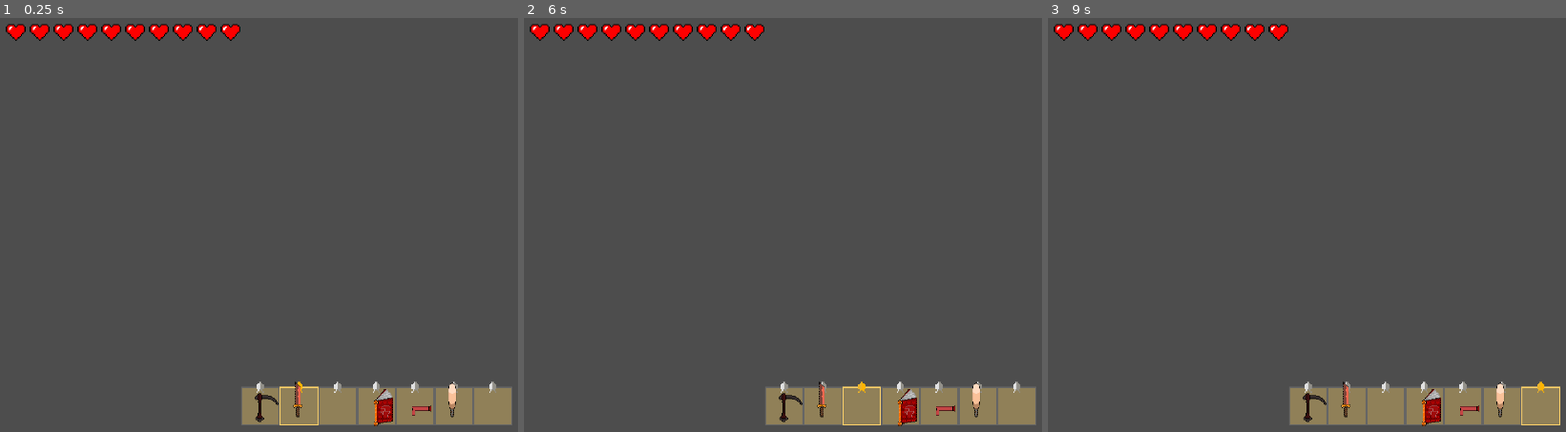
Above: before the commit, frames 1-3 (left to right).
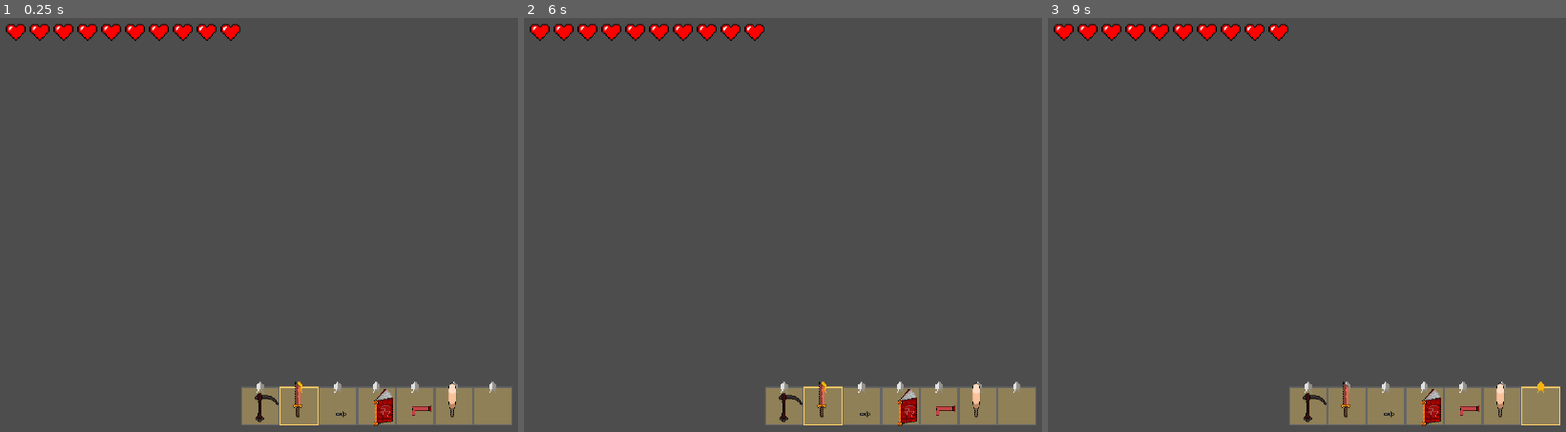
Above: after the commit, the same moments.

Repository: CasuFrost/GridBlocks4
Game: Godot game, scene res://Inventory/inventory.tscn
Two runs of this game, one before a commit and one after it. Both use one fixed random seed, a clock stepped at 60 frames per second and the inputs below. This scene is started directly instead of the project's main scene.
Inputs (mouse positions are in pixels of both pictures, inside the frame that each line leads up to):
- Up to frame 1 (0.25 s): no input
- Up to frame 2 (6 s): tap Enter at 0.5, 2, 3.5 s; move the mouse to (outside the picture) at 0.52 s; press the mouse at (outside the picture) at 0.53 s; hold D (move_right) 0.53-2.03 s; tap Space (jump) at 0.77, 1.25, 1.52, 2.75, 3.02, 3.77, 4.25, 4.52 s; move the mouse to (746, 245) at 1.27 s; release the mouse at (746, 245) at 1.28 s; right-click (746, 245) at 1.35 s; click (746, 245) at 1.55 s; move the mouse to (974, 129) at 2.02 s; press the mouse at (974, 129) at 2.03 s; hold A (move_left) 2.03-2.78 s; move the mouse to (860, 311) at 2.77 s; release the mouse at (860, 311) at 2.78 s; hold D (move_right) 2.78-4.28 s; tap Mouse wheel up (zoomIn) at 2.85 s; click (860, 311) at 3.05 s; move the mouse to (outside the picture) at 3.52 s; hold Mouse wheel down (zoomout) 3.53-4.28 s; click (outside the picture) at 3.8 s; move the mouse to (674, 158) at 4.27 s; hold A (move_left) 4.28-5.03 s; tap 1 at 4.35 s; click (674, 158) at 4.55 s; move the mouse to (938, 225) at 5.02 s; hold D (move_right) 5.03-5.78 s; hold 2 5.03-5.78 s; click (938, 225) at 5.3 s; move the mouse to (788, 117) at 5.77 s; hold A (move_left) from 5.78 s (still down); tap 3 at 5.85 s
- Up to frame 3 (9 s): tap Space (jump) at 6.02, 6.77, 7.52 s; click (1312, 117) at 6.05 s; move the mouse to (outside the picture) at 6.52 s; hold 4 6.53-7.28 s; click (outside the picture) at 6.8 s; move the mouse to (1270, 245) at 7.27 s; release A (move_left) at 7.28 s; hold D (move_right) from 7.28 s (still down); tap 5 at 7.35 s; click (1270, 245) at 7.55 s; move the mouse to (1498, 129) at 8.02 s; hold 6 8.03-8.78 s; click (1498, 129) at 8.3 s; move the mouse to (1384, 311) at 8.77 s; tap 7 at 8.85 s

The runs differ from the first frame. In frame 1, less than 0.1% of the frame differs, in the area x 64-67%, y 94-97%; in frame 2, 0.2%, in the area x 53-69%, y 87-99%; in frame 3, less than 0.1%.
Error in both runs: Invalid access to property or key 'rotation' on a base object of type 'null instance'. (res://Inventory/tool.gd:22)

Commit message:
better light and torch added

Diff:
--- a/DebugScene/debug_scene.tscn
+++ b/DebugScene/debug_scene.tscn
@@ -735,7 +735,8 @@
 offset_top = 9.0
 offset_right = 49.0
 offset_bottom = 32.0
-text = "22:56"
+text = "light
+"
 
 [node name="ProjectilePool" type="Node2D" parent="."]
 
@@ -761,4 +762,4 @@
 
 [node name="CanvasModulate" type="CanvasModulate" parent="."]
 z_index = 5
-color = Color(0.27451, 0.27451, 0.27451, 1)
+color = Color(0.176471, 0.176471, 0.176471, 1)
--- a/DebugScene/player_test.gd
+++ b/DebugScene/player_test.gd
@@ -47,8 +47,13 @@
 	velocity.x = clamp(velocity.x,-maxSpeed,maxSpeed)
 	Hp=clamp(Hp,0,MaxHp)
 	camera.zoom=clamp(camera.zoom,Vector2(1.5,1.5),Vector2(5,5))
-
+func manageTorch():
+	if inventory.getToolName()=="Torch" and Input.is_action_pressed("rClick"):
+		$"Sprites/Up/FrontArm/NewPiskel-3png/ToolPosition/torch".show()
+	else:
+		$"Sprites/Up/FrontArm/NewPiskel-3png/ToolPosition/torch".hide()
 func _process(delta):
+	manageTorch()
 	clampingValues()
 	hearthToShow=int(Hp/10) #this variable manage the hearth shown in the UI
 	$mousePointer.global_position=get_global_mouse_position() #I have a node called mousePointer that is an area that follows mouse position
--- a/DebugScene/player_test.tscn
+++ b/DebugScene/player_test.tscn
@@ -9,6 +9,7 @@
 [ext_resource type="Texture2D" uid="uid://bp50vmjyj14l6" path="res://Sprites/astronauta/leg.png" id="5_jo7lf"]
 [ext_resource type="Animation" uid="uid://c3ykc6puppbgu" path="res://tmp/jump.res" id="6_xbnde"]
 [ext_resource type="Animation" uid="uid://bm0urbjknaw5r" path="res://tmp/landed.res" id="7_0njvk"]
+[ext_resource type="Texture2D" uid="uid://b6xot03hv8k8h" path="res://ParticlesEffect/coneLight.png" id="7_gvnyp"]
 [ext_resource type="PackedScene" uid="uid://lj3inpq4m08q" path="res://Inventory/inventory.tscn" id="9_icx0y"]
 [ext_resource type="Texture2D" uid="uid://c54iycyo4mfl1" path="res://Sprites/dirt.png" id="9_s5j7l"]
 [ext_resource type="Texture2D" uid="uid://c1qik8p4b61i7" path="res://Sprites/pointer.png" id="11_1xsyc"]
@@ -1297,6 +1298,12 @@
 radius = 12.0
 height = 56.0
 
+[sub_resource type="Gradient" id="Gradient_wv10k"]
+colors = PackedColorArray(0.309804, 0.309804, 0.309804, 1, 0.309804, 0.309804, 0.309804, 1)
+
+[sub_resource type="GradientTexture1D" id="GradientTexture1D_cr5c3"]
+gradient = SubResource("Gradient_wv10k")
+
 [node name="PlayerTest" type="CharacterBody2D"]
 script = ExtResource("1_c3738")
 
@@ -1339,6 +1346,12 @@
 z_index = -1
 material = SubResource("ShaderMaterial_lklmv")
 
+[node name="torch" type="PointLight2D" parent="Sprites/Up/FrontArm/NewPiskel-3png/ToolPosition"]
+position = Vector2(268.115, -0.719416)
+scale = Vector2(0.606123, 0.779421)
+energy = 0.5
+texture = ExtResource("7_gvnyp")
+
 [node name="BackArm" type="Marker2D" parent="Sprites/Up"]
 position = Vector2(8, -6)
 
@@ -1442,7 +1455,17 @@
 autostart = true
 
 [node name="PointLight2D" type="PointLight2D" parent="."]
+scale = Vector2(0.582, 0.582)
+shadow_color = Color(1, 1, 1, 0.32549)
 texture = ExtResource("13_b8eaj")
+
+[node name="TextureRect" type="TextureRect" parent="."]
+visible = false
+offset_left = -114.0
+offset_top = -471.0
+offset_right = 743.0
+offset_bottom = 229.0
+texture = SubResource("GradientTexture1D_cr5c3")
 
 [connection signal="area_entered" from="BlockoForbiddenPlace" to="." method="_on_blocko_forbidden_place_area_entered"]
 [connection signal="area_exited" from="BlockoForbiddenPlace" to="." method="_on_blocko_forbidden_place_area_exited"]
--- a/Inventory/inventory.gd
+++ b/Inventory/inventory.gd
@@ -85,7 +85,11 @@
 		return currentToolSelected.type
 	else:
 		return "None"
-
+func getToolName():
+	if currentToolSelected:
+		return currentToolSelected.name
+	else:
+		return "None"
 func reset_heart(hearthToShow):
 	for i in $CanvasLayer/LifeBarStart.get_children():
 		var n = Array(i.name.split())
--- a/Inventory/inventory.tscn
+++ b/Inventory/inventory.tscn
@@ -8,6 +8,7 @@
 [ext_resource type="PackedScene" uid="uid://i3y6fjludpv3" path="res://ToolsRes/mazza.tscn" id="5_vrr8u"]
 [ext_resource type="PackedScene" uid="uid://crfqdaaab5sgs" path="res://ToolsRes/debug_red_gun.tscn" id="6_fdy80"]
 [ext_resource type="PackedScene" uid="uid://cs1m5l566fl3h" path="res://Inventory/violence_book.tscn" id="7_r4pd8"]
+[ext_resource type="PackedScene" uid="uid://diniqyx8gjhh1" path="res://ToolsRes/torch.tscn" id="9_3221a"]
 
 [sub_resource type="Gradient" id="Gradient_0io4t"]
 offsets = PackedFloat32Array(0)
@@ -196,3 +197,5 @@
 type = "PointingWeapon"
 
 [node name="ViolenceBook" parent="Objects" instance=ExtResource("7_r4pd8")]
+
+[node name="Torch" parent="Objects" instance=ExtResource("9_3221a")]
--- /dev/null
+++ b/ToolsRes/torch.tscn
@@ -0,0 +1,16 @@
+[gd_scene load_steps=3 format=3 uid="uid://diniqyx8gjhh1"]
+
+[ext_resource type="Script" path="res://Inventory/tool.gd" id="1_0k57f"]
+[ext_resource type="Texture2D" uid="uid://ftkhj7b87dci" path="res://Sprites/torch.png" id="2_amvr3"]
+
+[node name="Torch" type="Node2D" node_paths=PackedStringArray("ToolSprite")]
+visible = false
+script = ExtResource("1_0k57f")
+editedScale = Vector2(2, 2)
+icon = ExtResource("2_amvr3")
+inventoryIndex = 3
+ToolSprite = NodePath("Sprite2D")
+type = "PointingWeapon"
+
+[node name="Sprite2D" type="Sprite2D" parent="."]
+texture = ExtResource("2_amvr3")
Not shown: 1 places in DebugScene/player_test.tscn that only renumber resources
Not shown: 1 places in Inventory/inventory.tscn that only renumber resources
Binary file added: ParticlesEffect/coneLight.png
Not shown, added: ParticlesEffect/coneLight.png.import
Binary file added: Sprites/torch.png
Not shown, added: Sprites/torch.png.import
